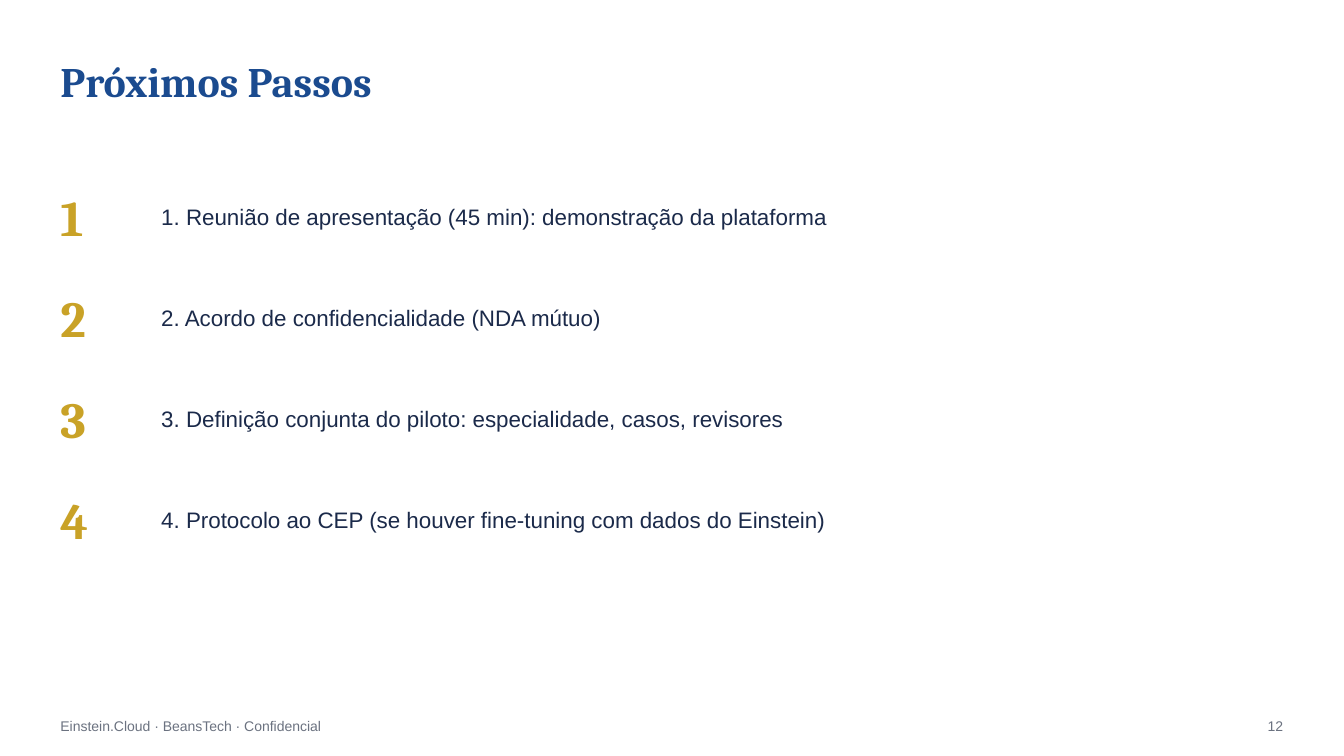
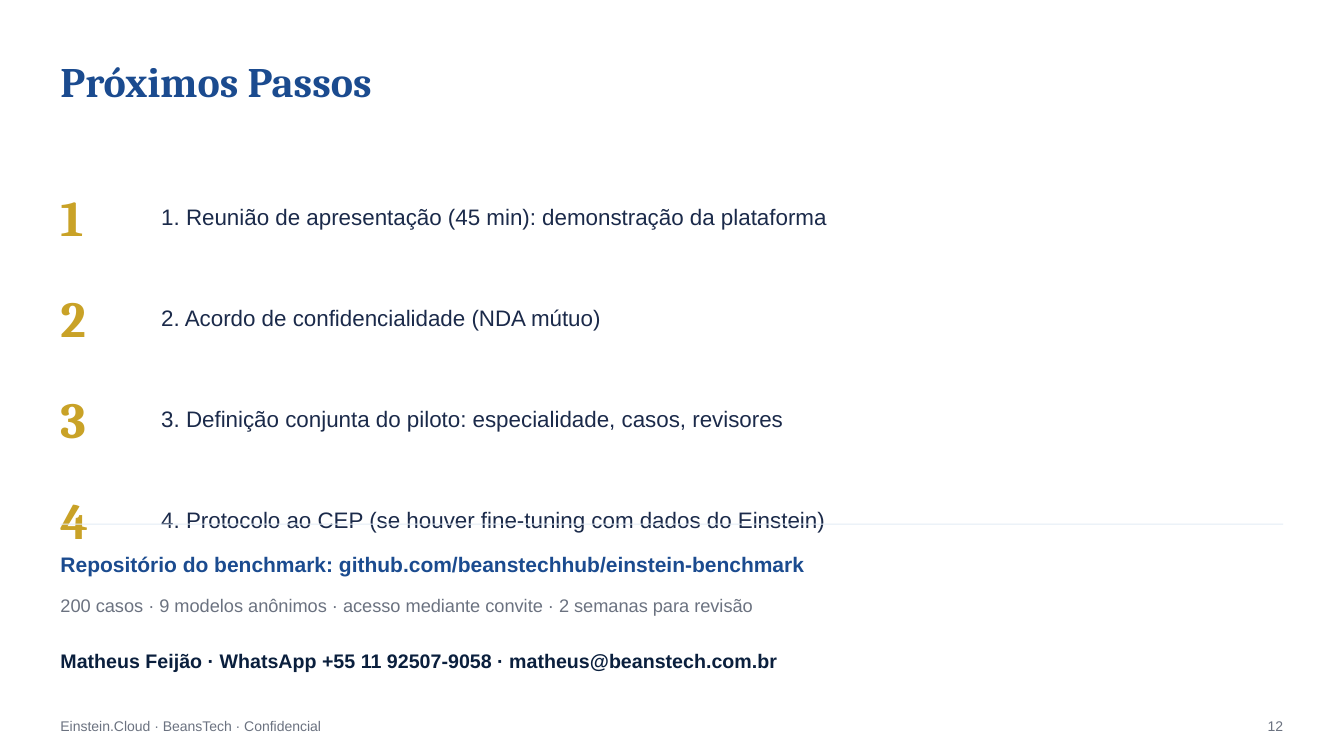
Before and after one commit to beanstechhub/healthtech-infra, a slide deck: slide 12 of apresentacoes/Einstein_Cloud_Apresentacao.pptx. Drawn at 1344x756 pixels with LibreOffice and Linux fonts; fonts in the diff are those of the drawing. Boxes give left, top, right and bottom in pixels: in the first picture for what was removed or moved away, otherwise in the second. Text is boxed around its words. In the diff, an @@ line names an element or a change of style, - is before the commit and + after.

Commit message:
Einstein Cloud: GitHub no S12, subtítulo bold, contraste final

```diff
--- a/apresentacoes/Einstein_Cloud_Apresentacao.pptx
+++ b/apresentacoes/Einstein_Cloud_Apresentacao.pptx
@@ line added from (60, 524) to (1284, 524), #E3ECF5 0.75 pt @@
@@ text added at (60,556,804,577), 15 pt, text #1B4B8F, bold @@
+Repositório do benchmark: github.com/beanstechhub/einstein-benchmark
@@ text added at (60,599,753,616), 13 pt, text #6B7280 @@
+200 casos · 9 modelos anônimos · acesso mediante convite · 2 semanas para revisão
@@ text added at (60,653,777,672), 14 pt, text #0A1F3D, bold @@
+Matheus Feijão · WhatsApp +55 11 92507-9058 · matheus@beanstech.com.br
```
Also in this commit, not shown: 1 other slide changed, 1 other file.
